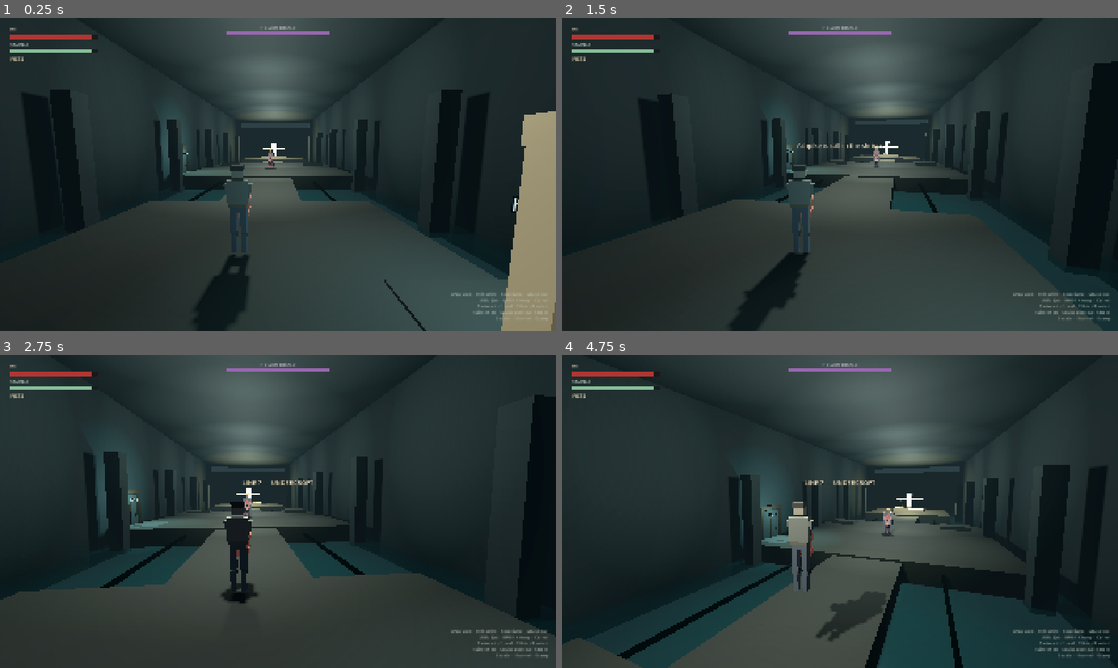
Above: before the commit, frames 1-4 (two rows, left to right).
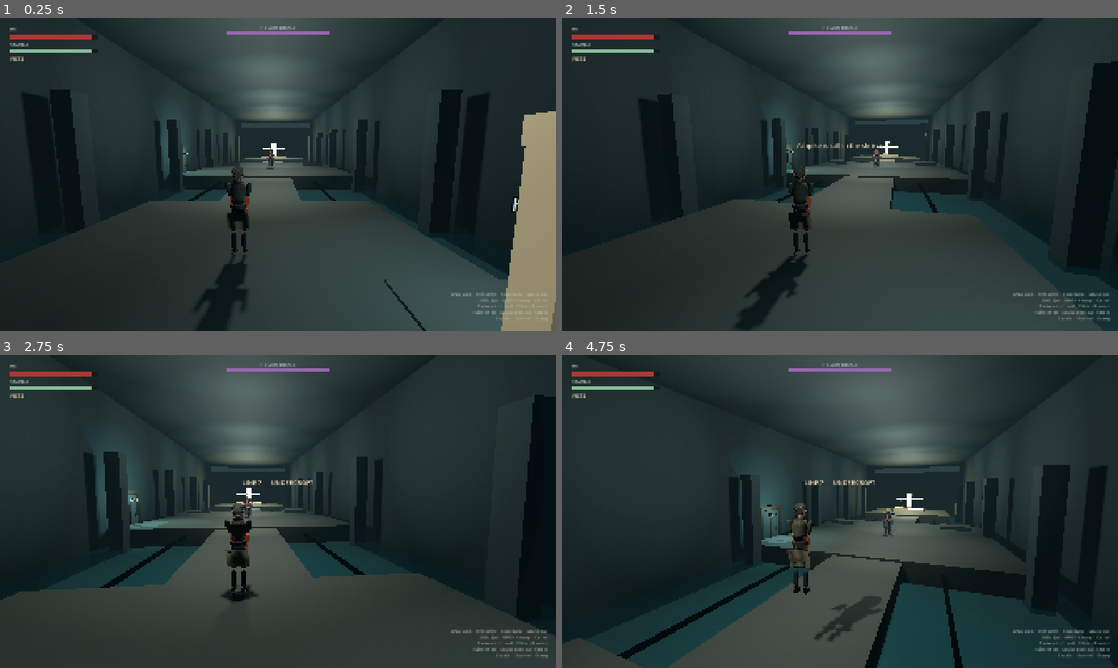
Above: after the commit, the same moments.

Repository: myat93/line7
Game: Godot game, scene res://main.tscn
Two runs of this game, one before a commit and one after it. Both use one fixed random seed, a clock stepped at 60 frames per second and the inputs below.
Inputs (mouse positions are in pixels of both pictures, inside the frame that each line leads up to):
- Up to frame 1 (0.25 s): no input
- Up to frame 2 (1.5 s): tap Enter at 0.5 s; move the mouse to (867, 174) at 0.52 s; hold E (interact) 0.53-1.28 s; hold W (move_forward) from 0.53 s (still down); click (867, 174) at 0.67 s; tap Space (jump) at 0.77 s; move the mouse to (812, 174) at 1.27 s; tap 1 (bind_ashpike) at 1.35 s
- Up to frame 3 (2.75 s): keep holding W (move_forward); tap Space (jump) at 1.52 s; tap E (interact) at 1.55, 2.3 s; move the mouse to (289, 505) at 2.02 s; hold 2 (bind_fists) from 2.03 s (still down)
- Up to frame 4 (4.75 s): keep holding W (move_forward); move the mouse to (834, 517) at 2.77 s; release 2 (bind_fists) at 2.78 s; right-click (834, 517) at 2.85 s; click (834, 517) at 2.92 s; tap Space (jump) at 3.02, 3.77, 4.52 s; tap E (interact) at 3.05, 4.55 s; move the mouse to (878, 514) at 3.52 s; hold E (interact) 3.53-4.28 s; move the mouse to (795, 508) at 4.27 s; click (795, 508) at 4.35 s

The runs differ from the first frame. In frame 1, 1.1% of the frame differs, in the area x 35-50%, y 41-98%; in frame 2, 1.1%; in frame 3, 0.6%; in frame 4, 1.2%, in the area x 40-60%, y 46-91%.

Commit message:
Upgrade HE, Herald, and camp from box blockouts to realistic 3D.
Replace the civilian and transit-coat box GLBs with posed capsule/sphere
human meshes, and point CampKit at Poly Haven CC0 1k PBR plus crate,
barrel, lantern, pot, bucket, and axe glTF. Capsules, fist reaches, and
Herald swipe/lunge clocks stay locked.

Co-authored-by: myat93 <myat93@users.noreply.github.com>

Diff:
--- a/ruins/fallen_castle/camp_kit.gd
+++ b/ruins/fallen_castle/camp_kit.gd
@@ -1,8 +1,31 @@
 class_name CampKit
 extends RefCounted
 
-## Original camp props: cylinders/planes with generated bark, plank, cloth, mud.
-## Not CSG greybox. Not third-party game rips.
+## Camp props: Poly Haven CC0 PBR + glTF where it reads better than cylinders.
+## Generated bark/cloth/mud stay as fallback. Not CSG greybox. No ripped game files.
+
+const TEX_BARK := "res://third_party/polyhaven/textures/pine_bark/pine_bark_diff_1k.jpg"
+const TEX_BARK_N := "res://third_party/polyhaven/textures/pine_bark/pine_bark_nor_gl_1k.jpg"
+const TEX_BARK_R := "res://third_party/polyhaven/textures/pine_bark/pine_bark_rough_1k.jpg"
+const TEX_PLANK := "res://third_party/polyhaven/textures/brown_planks_07/brown_planks_07_diff_1k.jpg"
+const TEX_PLANK_N := "res://third_party/polyhaven/textures/brown_planks_07/brown_planks_07_nor_gl_1k.jpg"
+const TEX_PLANK_R := "res://third_party/polyhaven/textures/brown_planks_07/brown_planks_07_rough_1k.jpg"
+const TEX_MUD := "res://third_party/polyhaven/textures/mud_forest/mud_forest_diff_1k.jpg"
+const TEX_MUD_N := "res://third_party/polyhaven/textures/mud_forest/mud_forest_nor_gl_1k.jpg"
+const TEX_MUD_R := "res://third_party/polyhaven/textures/mud_forest/mud_forest_rough_1k.jpg"
+const TEX_CLOTH := "res://third_party/polyhaven/textures/hessian_380/hessian_380_diff_1k.jpg"
+const TEX_CLOTH_N := "res://third_party/polyhaven/textures/hessian_380/hessian_380_nor_gl_1k.jpg"
+const TEX_CLOTH_R := "res://third_party/polyhaven/textures/hessian_380/hessian_380_rough_1k.jpg"
+const TEX_LEATHER := "res://third_party/polyhaven/textures/brown_leather/brown_leather_diff_1k.jpg"
+const TEX_LEATHER_N := "res://third_party/polyhaven/textures/brown_leather/brown_leather_nor_gl_1k.jpg"
+const TEX_LEATHER_R := "res://third_party/polyhaven/textures/brown_leather/brown_leather_rough_1k.jpg"
+
+const PROP_CRATE := "res://third_party/polyhaven/models/wooden_crate_01/wooden_crate_01_1k.gltf"
+const PROP_BARREL := "res://third_party/polyhaven/models/wine_barrel_01/wine_barrel_01_1k.gltf"
+const PROP_LANTERN := "res://third_party/polyhaven/models/wooden_lantern_01/wooden_lantern_01_1k.gltf"
+const PROP_BUCKET := "res://third_party/polyhaven/models/wooden_bucket_01/wooden_bucket_01_1k.gltf"
+const PROP_AXE := "res://third_party/polyhaven/models/wooden_axe_02/wooden_axe_02_1k.gltf"
+const PROP_POT := "res://third_party/polyhaven/models/brass_pot_01/brass_pot_01_1k.gltf"
 
 static var _mats: Dictionary = {}
 
@@ -10,9 +33,68 @@
 static func mat(kind: String) -> StandardMaterial3D:
 	if _mats.has(kind):
 		return _mats[kind]
-	var made := _build_mat(kind)
+	var made := _load_pbr(kind)
+	if made == null:
+		made = _build_mat(kind)
 	_mats[kind] = made
 	return made
+
+
+static func _tex(path: String) -> Texture2D:
+	if ResourceLoader.exists(path):
+		return load(path) as Texture2D
+	return null
+
+
+static func _pbr(diff: String, nor: String, rough: String) -> StandardMaterial3D:
+	var albedo := _tex(diff)
+	if albedo == null:
+		return null
+	var m := StandardMaterial3D.new()
+	m.albedo_texture = albedo
+	m.roughness = 0.86
+	m.texture_filter = BaseMaterial3D.TEXTURE_FILTER_LINEAR_WITH_MIPMAPS
+	var ntex := _tex(nor)
+	if ntex:
+		m.normal_enabled = true
+		m.normal_texture = ntex
+		m.normal_scale = 0.85
+	var rtex := _tex(rough)
+	if rtex:
+		m.roughness_texture = rtex
+	return m
+
+
+static func _load_pbr(kind: String) -> StandardMaterial3D:
+	var m: StandardMaterial3D
+	match kind:
+		"bark":
+			m = _pbr(TEX_BARK, TEX_BARK_N, TEX_BARK_R)
+			if m:
+				m.uv1_scale = Vector3(1.8, 2.8, 1.8)
+		"plank":
+			m = _pbr(TEX_PLANK, TEX_PLANK_N, TEX_PLANK_R)
+			if m:
+				m.uv1_scale = Vector3(1.4, 1.4, 1.4)
+		"cloth":
+			m = _pbr(TEX_CLOTH, TEX_CLOTH_N, TEX_CLOTH_R)
+			if m:
+				m.cull_mode = BaseMaterial3D.CULL_DISABLED
+				m.roughness = 0.82
+				m.uv1_scale = Vector3(2.2, 2.2, 2.2)
+		"mud":
+			m = _pbr(TEX_MUD, TEX_MUD_N, TEX_MUD_R)
+			if m:
+				m.uv1_scale = Vector3(5.5, 5.5, 5.5)
+				m.albedo_color = Color(0.78, 0.68, 0.52)
+		"leather":
+			m = _pbr(TEX_LEATHER, TEX_LEATHER_N, TEX_LEATHER_R)
+			if m:
+				m.cull_mode = BaseMaterial3D.CULL_DISABLED
+				m.uv1_scale = Vector3(1.6, 1.6, 1.6)
+		_:
+			m = null
+	return m
 
 
 static func _build_mat(kind: String) -> StandardMaterial3D:
@@ -52,6 +134,23 @@
 	return m
 
 
+static func instance_prop(parent: Node3D, path: String, pos: Vector3, yaw: float = 0.0, scale: float = 1.0) -> Node3D:
+	if not ResourceLoader.exists(path):
+		return null
+	var packed := load(path) as PackedScene
+	if packed == null:
+		return null
+	var node := packed.instantiate() as Node3D
+	if node == null:
+		return null
+	node.position = pos
+	node.rotation_degrees.y = yaw
+	if not is_equal_approx(scale, 1.0):
+		node.scale = Vector3.ONE * scale
+	parent.add_child(node)
+	return node
+
+
 static func _fill_bark(img: Image) -> void:
 	for y in 128:
 		for x in 128:
@@ -140,7 +239,7 @@
 	cyl.top_radius = radius * 0.92
 	cyl.bottom_radius = radius
 	cyl.height = height
-	cyl.radial_segments = 8
+	cyl.radial_segments = 16
 	shaft.mesh = cyl
 	shaft.material_override = mat("bark")
 	shaft.position = Vector3(0, height * 0.5, 0)
@@ -150,7 +249,7 @@
 	cone.top_radius = 0.012
 	cone.bottom_radius = radius * 0.95
 	cone.height = radius * 2.4
-	cone.radial_segments = 7
+	cone.radial_segments = 12
 	tip.mesh = cone
 	tip.material_override = mat("bark")
 	tip.position = Vector3(0, height + radius * 1.1, 0)
@@ -161,7 +260,7 @@
 	band.top_radius = radius * 1.12
 	band.bottom_radius = radius * 1.12
 	band.height = 0.07
-	band.radial_segments = 8
+	band.radial_segments = 12
 	lash.mesh = band
 	lash.material_override = mat("rope")
 	lash.position = Vector3(0, height * 0.62, 0)
@@ -217,7 +316,7 @@
 	cyl.top_radius = radius
 	cyl.bottom_radius = radius
 	cyl.height = a.distance_to(b)
-	cyl.radial_segments = 6
+	cyl.radial_segments = 10
 	rail.mesh = cyl
 	rail.material_override = mat("rope")
 	rail.transform = _orient_along(a, b)
@@ -225,6 +324,15 @@
 
 
 static func crate(parent: Node3D, pos: Vector3, size: Vector3 = Vector3(0.72, 0.55, 0.72), yaw: float = 0.0) -> MeshInstance3D:
+	## wooden_crate_01 is ~0.82 x 0.32 x 0.41, origin at the floor.
+	var scale := maxf(size.x / 0.82, size.z / 0.41)
+	scale = clampf(scale, 0.85, 2.2)
+	var imported := instance_prop(parent, PROP_CRATE, pos + Vector3(0.0, -size.y * 0.5, 0.0), yaw, scale)
+	if imported:
+		var dummy := MeshInstance3D.new()
+		dummy.visible = false
+		imported.add_child(dummy)
+		return dummy
 	var mi := MeshInstance3D.new()
 	var box := BoxMesh.new()
 	box.size = size
@@ -245,12 +353,15 @@
 
 
 static func barrel(parent: Node3D, pos: Vector3) -> void:
+	## wine_barrel_01 is ~0.74 across and 0.87 tall, origin at the floor.
+	if instance_prop(parent, PROP_BARREL, pos, 12.0, 0.72):
+		return
 	var body := MeshInstance3D.new()
 	var cyl := CylinderMesh.new()
 	cyl.top_radius = 0.28
 	cyl.bottom_radius = 0.3
 	cyl.height = 0.62
-	cyl.radial_segments = 10
+	cyl.radial_segments = 16
 	body.mesh = cyl
 	body.material_override = mat("plank")
 	body.position = pos + Vector3(0, 0.31, 0)
@@ -271,8 +382,8 @@
 	var mi := MeshInstance3D.new()
 	var plane := PlaneMesh.new()
 	plane.size = size
-	plane.subdivide_width = 3
-	plane.subdivide_depth = 2
+	plane.subdivide_width = 6
+	plane.subdivide_depth = 4
 	mi.mesh = plane
 	mi.material_override = mat("cloth")
 	mi.position = pos
@@ -302,6 +413,8 @@
 	crate(root, Vector3(-0.55, 0.28, 0.15), Vector3(0.7, 0.5, 0.62), 12.0)
 	crate(root, Vector3(0.35, 0.22, 0.35), Vector3(0.55, 0.4, 0.5), -18.0)
 	barrel(root, Vector3(0.95, 0.0, -0.15))
+	instance_prop(root, PROP_BUCKET, Vector3(0.15, 0.0, 0.55), -22.0, 1.0)
+	instance_prop(root, PROP_AXE, Vector3(-0.95, 0.28, -0.35), 70.0, 1.0)
 	## Orange-brown hide drape on the front crate (reference camp clutter).
 	var hide := MeshInstance3D.new()
 	var hide_mesh := PlaneMesh.new()
@@ -326,6 +439,7 @@
 		cyl.top_radius = 0.045
 		cyl.bottom_radius = 0.055
 		cyl.height = length
+		cyl.radial_segments = 12
 		pole.mesh = cyl
 		pole.material_override = mat("bark")
 		pole.transform = _orient_along(foot, apex)
@@ -339,6 +453,8 @@
 	lash.material_override = mat("rope")
 	lash.position = apex + Vector3(0, -0.08, 0)
 	root.add_child(lash)
+	instance_prop(root, PROP_POT, Vector3(0.0, 0.72, 0.0), 8.0, 1.15)
+	instance_prop(root, PROP_BUCKET, Vector3(0.55, 0.0, 0.35), 18.0, 1.0)
 	for s in [Vector3(-0.45, 0.18, 0.35), Vector3(0.25, 0.16, 0.15), Vector3(0.05, 0.14, -0.35)]:
 		var sack := MeshInstance3D.new()
 		var sph := SphereMesh.new()
@@ -362,7 +478,7 @@
 	bowl.top_radius = 0.17
 	bowl.bottom_radius = 0.055
 	bowl.height = 0.14
-	bowl.radial_segments = 8
+	bowl.radial_segments = 12
 	basket.mesh = bowl
 	basket.material_override = iron
 	basket.position = pos + Vector3(0.05, 1.88, 0.0)
@@ -378,6 +494,7 @@
 		var ang := float(i) * TAU / 4.0
 		bar.position = pos + Vector3(0.05 + cos(ang) * 0.12, 1.82, sin(ang) * 0.12)
 		parent.add_child(bar)
+	instance_prop(parent, PROP_LANTERN, pos + Vector3(0.18, 1.55, 0.08), 16.0, 1.15)
 	var flame := MeshInstance3D.new()
 	var sph := SphereMesh.new()
 	sph.radius = 0.11
--- a/tools/slice_check.gd
+++ b/tools/slice_check.gd
@@ -25,6 +25,10 @@
 		"res://characters/he/he.gd",
 		"res://characters/he/he_blockout.glb",
 		"res://characters/he/build_he_blockout.py",
+		"res://tools/glb_kit.py",
+		"res://third_party/polyhaven/ATTRIBUTION.md",
+		"res://third_party/polyhaven/textures/pine_bark/pine_bark_diff_1k.jpg",
+		"res://third_party/polyhaven/models/wooden_crate_01/wooden_crate_01_1k.gltf",
 		"res://enemies/hollow_herald/hollow_herald.tscn",
 		"res://enemies/hollow_herald/hollow_herald.gd",
 		"res://enemies/hollow_herald/hollow_herald_blockout.glb",
Binary file changed: characters/he/he_blockout.glb
Binary file changed: enemies/hollow_herald/hollow_herald_blockout.glb
Not shown, added: third_party/polyhaven/manifest.json
Binary file added: third_party/polyhaven/models/brass_pot_01/brass_pot_01.bin
Not shown, added: third_party/polyhaven/models/brass_pot_01/brass_pot_01_1k.gltf
Binary file added: third_party/polyhaven/models/brass_pot_01/textures/brass_pot_01_arm_1k.jpg
Binary file added: third_party/polyhaven/models/brass_pot_01/textures/brass_pot_01_diff_1k.jpg
Binary file added: third_party/polyhaven/models/brass_pot_01/textures/brass_pot_01_nor_gl_1k.jpg
Binary file added: third_party/polyhaven/models/wine_barrel_01/textures/wine_barrel_01_arm_1k.jpg
Binary file added: third_party/polyhaven/models/wine_barrel_01/textures/wine_barrel_01_diff_1k.jpg
Binary file added: third_party/polyhaven/models/wine_barrel_01/textures/wine_barrel_01_nor_gl_1k.jpg
Binary file added: third_party/polyhaven/models/wine_barrel_01/wine_barrel_01.bin
(and 46 more such lines)
